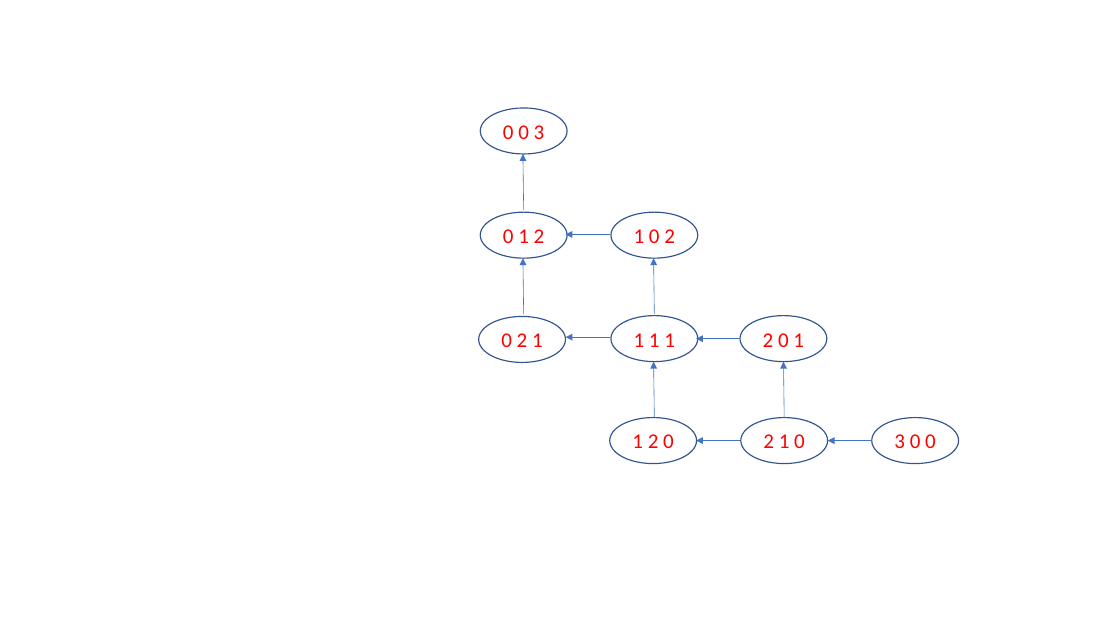
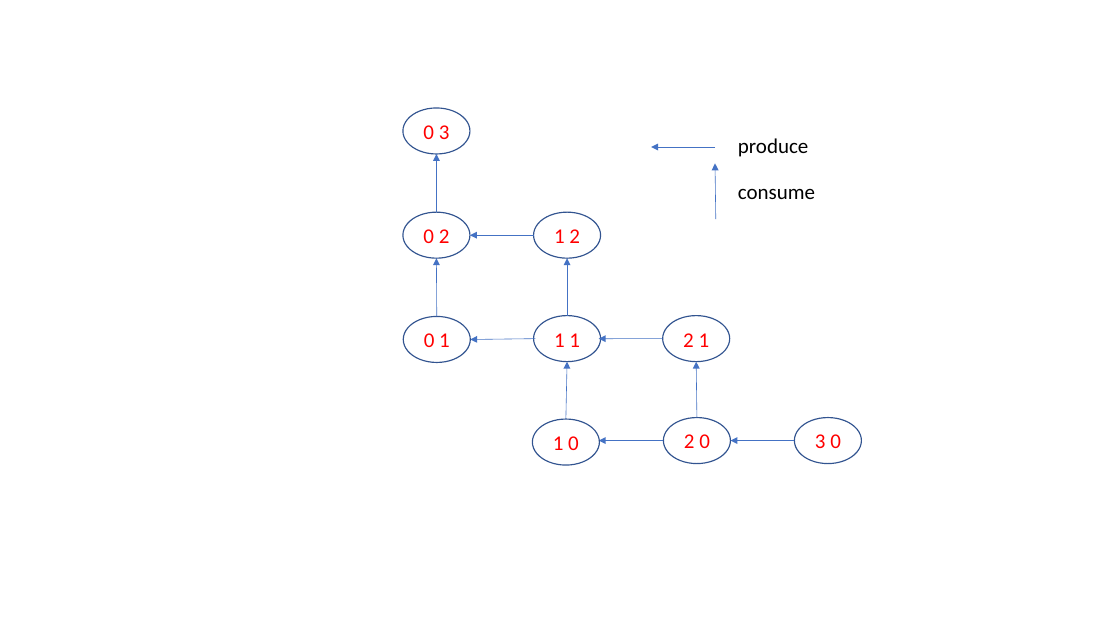
Before and after one commit to harmonylang/harmony, a slide deck: slide 3 of book/figures.pptx. Drawn at 1120x630 pixels with LibreOffice and Linux fonts; fonts in the diff are those of the drawing. Boxes give left, top, right and bottom in pixels: in the first picture for what was removed or moved away, otherwise in the second. Text is boxed around its words. In the diff, an @@ line names an element or a change of style, - is before the commit and + after.

```diff
--- a/book/figures.pptx
+++ b/book/figures.pptx
@@ ellipse "0 3": place and size @@
-ellipse "0 3" at box(481, 108, 567, 155)
+ellipse "0 3" at box(403, 108, 471, 155)
@@ text in ellipse at box(423, 125, 450, 139): text changed @@
-0 0 3
+0 3
@@ arrow added from (715, 147) to (651, 147), #4472C4 0.5 pt @@
@@ text added at box(738, 138, 808, 157), 18 pt, text #000000 @@
+produce
@@ 4 arrows: place and size @@
-4 arrows at box(523, 154, 785, 418)
+4 arrows at box(437, 154, 697, 418)
@@ arrow added from (716, 219) to (715, 163), #4472C4 0.5 pt @@
@@ text added at box(738, 189, 815, 199), 18 pt, text #000000 @@
+consume
@@ ellipse "0 2": place and size @@
-ellipse "0 2" at box(481, 213, 567, 259)
+ellipse "0 2" at box(403, 213, 471, 259)
@@ text in ellipse at box(423, 229, 450, 243): text changed @@
-0 1 2
+0 2
@@ arrow moved from (610, 234) - (565, 234) to (534, 235) - (470, 235) @@
@@ ellipse "1 2": place and size @@
-ellipse "1 2" at box(611, 213, 697, 259)
+ellipse "1 2" at box(534, 213, 601, 259)
@@ text in ellipse at box(554, 229, 580, 243): text changed @@
-1 0 2
+1 2
@@ ellipse "0 1": place and size @@
-ellipse "0 1" at box(479, 317, 565, 363)
+ellipse "0 1" at box(403, 317, 471, 363)
@@ ellipse "1 1": place and size @@
-ellipse "1 1" at box(611, 316, 697, 362)
+ellipse "1 1" at box(534, 316, 601, 362)
@@ ellipse "2 1": place and size @@
-ellipse "2 1" at box(740, 316, 827, 362)
+ellipse "2 1" at box(663, 316, 730, 362)
@@ text in ellipse at box(424, 333, 450, 347): text changed @@
-0 2 1
+0 1
@@ arrow moved from (610, 337) - (565, 337) to (536, 339) - (471, 339) @@
@@ text in ellipse at box(554, 333, 580, 347): text changed @@
-1 1 1
+1 1
@@ arrow moved from (740, 339) - (697, 339) to (663, 339) - (599, 339) @@
@@ text in ellipse at box(683, 333, 710, 347): text changed @@
-2 0 1
+2 1
@@ arrow moved from (655, 418) - (654, 362) to (566, 419) - (567, 362) @@
@@ ellipse "1 0": place and size @@
-ellipse "1 0" at box(610, 418, 697, 464)
+ellipse "1 0" at box(533, 419, 600, 465)
@@ ellipse "2 0": place and size @@
-ellipse "2 0" at box(741, 418, 828, 464)
+ellipse "2 0" at box(664, 418, 731, 464)
@@ ellipse "3 0": place and size @@
-ellipse "3 0" at box(872, 418, 959, 464)
+ellipse "3 0" at box(795, 418, 862, 464)
@@ text in ellipse at box(553, 436, 579, 450): text changed @@
-1 2 0
+1 0
@@ arrow moved from (740, 441) - (697, 441) to (664, 441) - (599, 441) @@
@@ text in ellipse at box(684, 434, 710, 448): text changed @@
-2 1 0
+2 0
@@ arrow moved from (872, 441) - (828, 441) to (795, 441) - (731, 441) @@
@@ text in ellipse at box(815, 434, 841, 448): text changed @@
-3 0 0
+3 0
```
Also in this commit, not shown: 2 other slides changed, 1 other file.
